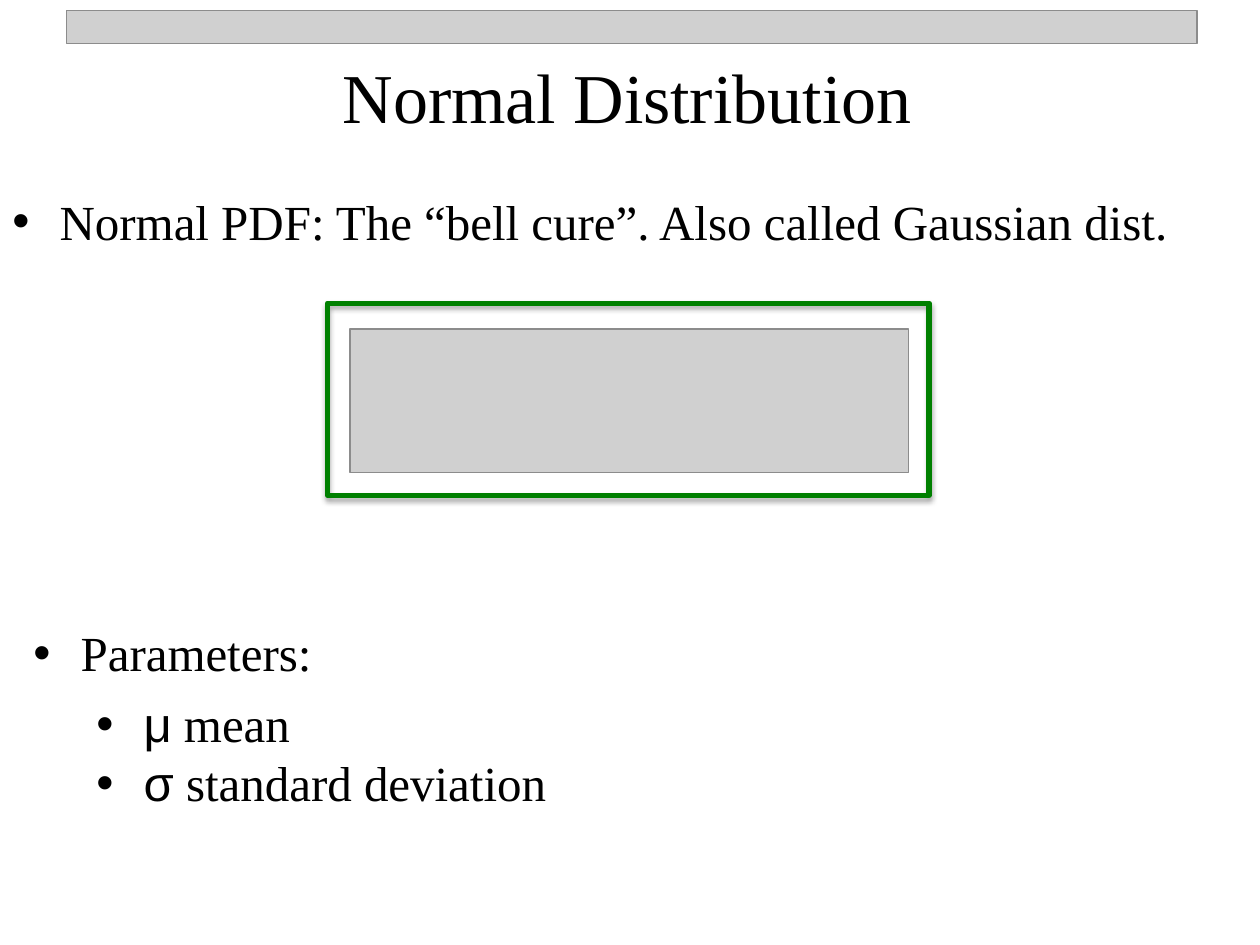
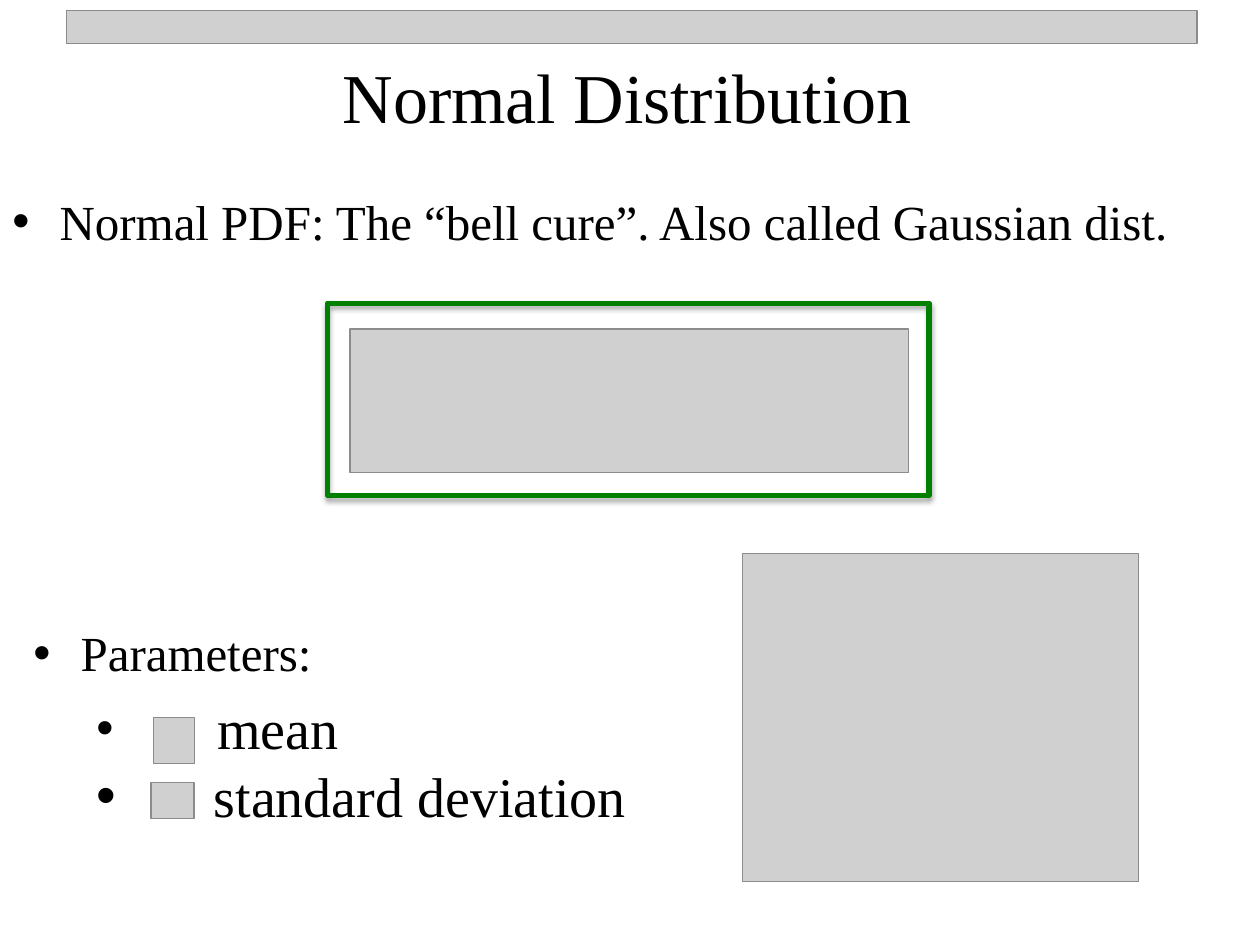
Before and after one commit to npetraco/MATFOS705, a slide deck: slide 38 of Notes/4_Important_Probability_Distributions.pptx (slide 43 before the commit). Drawn at 1260x945 pixels with LibreOffice and Linux fonts; fonts in the diff are those of the drawing; grey boxes stand for pictures. Boxes give left, top, right and bottom in pixels: in the first picture for what was removed or moved away, otherwise in the second. Text is boxed around its words. In the diff, an @@ line names an element or a change of style, - is before the commit and + after.

```diff
--- a/Notes/4_Important_Probability_Distributions.pptx
+++ b/Notes/4_Important_Probability_Distributions.pptx
@@ picture added at [742,553,1139,881] @@
@@ picture added at [154,717,194,764] @@
@@ text at [214,722,625,818]: text changed; size 28 to 32 pt @@
-  • μ mean
-  • σ standard deviation
+  • mean
+  • standard deviation
@@ picture added at [151,782,194,819] @@
```
Also in this commit, not shown: 6 other slides changed, 1 slide added, 7 slides removed.
